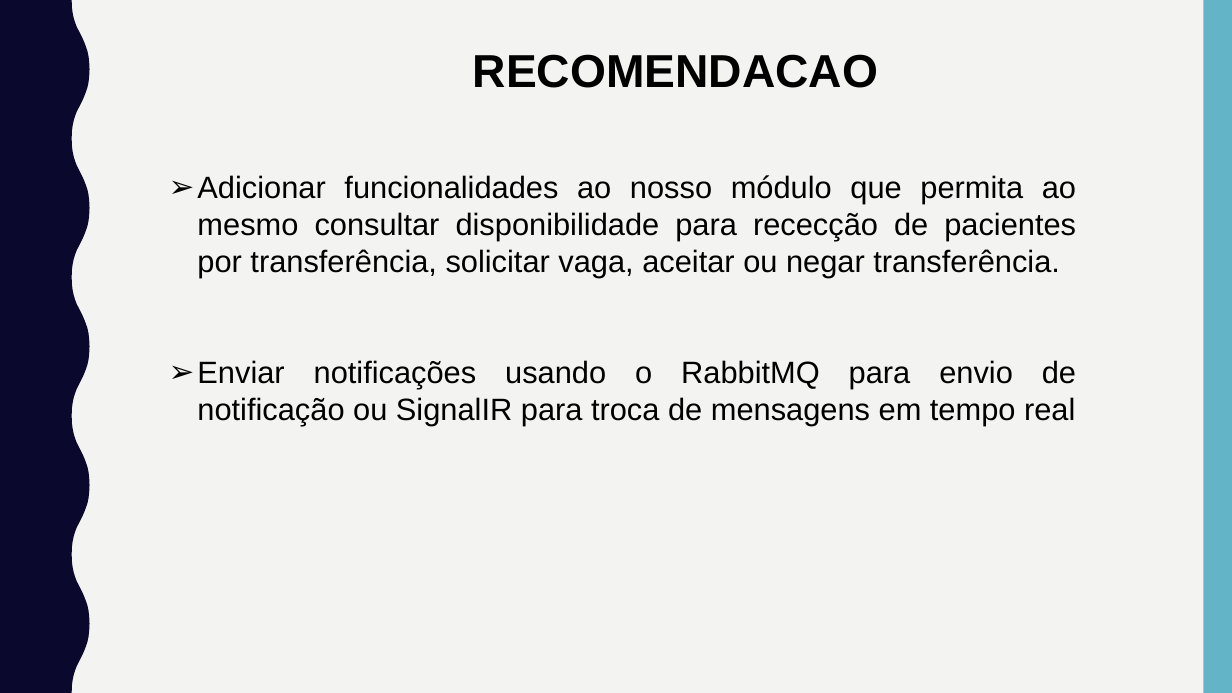
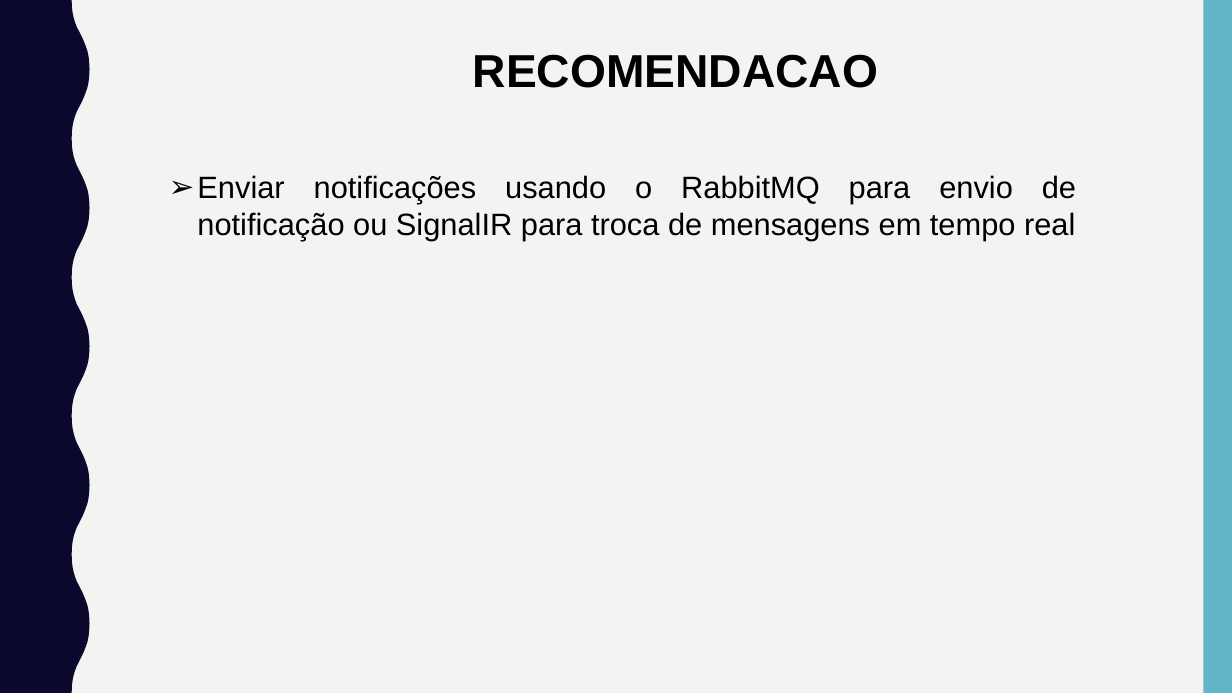
Before and after one commit to adilson-youtube/Relatorio_Sistema_Gestao_TCC, a slide deck: slide 25 of Apresentação/TFC.pptx (slide 23 before the commit). Drawn at 1232x693 pixels with LibreOffice and Linux fonts; fonts in the diff are those of the drawing. Boxes give left, top, right and bottom in pixels: in the first picture for what was removed or moved away, otherwise in the second. Text is boxed around its words. In the diff, an @@ line names an element or a change of style, - is before the commit and + after.

```diff
--- a/Apresentação/TFC.pptx
+++ b/Apresentação/TFC.pptx
@@ text at [197, 175, 1076, 278]: paragraph removed @@
-➢ Adicionar funcionalidades ao nosso módulo que permita ao mesmo consultar disponibilidade para rececção de pacientes por transferência, solicitar vaga, aceitar ou negar transferência.
```
Also in this commit, not shown: 5 other slides changed, 2 slides added.
